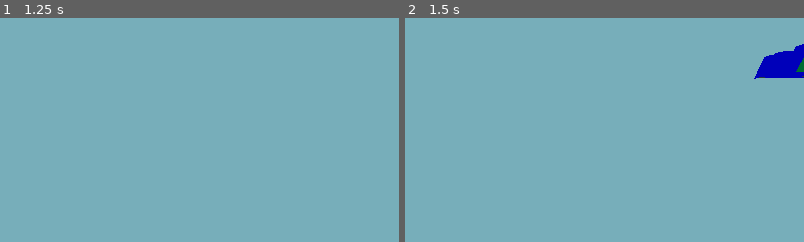
Above: before the commit, frames 1-2 (left to right).
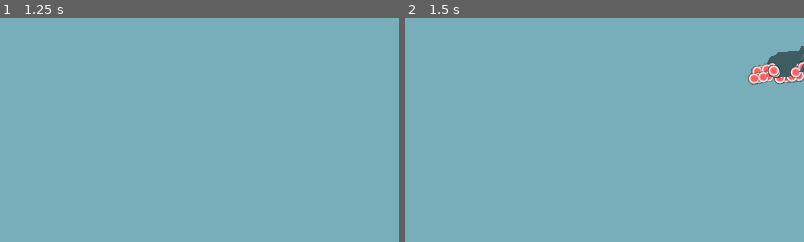
Above: after the commit, the same moments.

Repository: hidude562/CityMotor
Game: Godot game, scene res://scenes/city.tscn
Two runs of this game, one before a commit and one after it. Both use one fixed random seed, a clock stepped at 60 frames per second and the inputs below.
Inputs (mouse positions are % of the whole screen's width and height, from its top left):
- Up to frame 1 (1.25 s): tap Enter at 0.5 s; move the mouse to (49, 52) at 0.52 s; hold W from 0.53 s (still down); tap Q at 0.6 s; tap Space at 0.77 s
- Up to frame 2 (1.5 s): release W at 1.25 s; tap Space at 1.25 s; drag from (80, 65) to (45, 70) at 1.27 s
The pictures show only the part of the screen within x 50-100%, y 0-50%; the shares and areas given below are measured in that part.

Frame 1 is identical in both runs. In frame 2, 1.7% of the frame differs, in the area x 85-100%, y 11-30%.

Commit message:
WIP plot allocation fixing

Diff:
--- a/project/scripts/Level.gd
+++ b/project/scripts/Level.gd
@@ -55,7 +55,7 @@
 				add_child(instance)
 				instance.global_position = Vector3(i, 0, j)
 			elif map.tiles[j][i].tile == 2 and map.tiles[j][i].sourceTile:
-				var scene = procedualBuilding
+				var scene = procedualBuildingHQ
 				var instance = scene.instantiate()
 				add_child(instance)
 				instance.global_position = Vector3(i, 0, j)
--- a/project/scripts/cityGen.gd
+++ b/project/scripts/cityGen.gd
@@ -255,9 +255,9 @@
 						repr=" "
 					2:
 						if x.sourceTile:
-							repr="B"
+							repr=str(x.id%10)
 						else:
-							repr="F"
+							repr=str(x.id%10)
 					3:
 						repr="P"
 				str += repr + " "
@@ -343,10 +343,21 @@
 					canDoDown = true
 
 			var movementVector = Vector2i()
+			var numMovementPossibilities = 0
 			if(canDoUp and canDoRight):
 				movementVector = Vector2i(1,-1)
+				numMovementPossibilities+=1
 			elif(canDoDown and canDoLeft):
 				movementVector = Vector2i(-1,1)
+				numMovementPossibilities+=1
+			elif(canDoDown and canDoRight):
+				movementVector = Vector2i(1,1)
+				numMovementPossibilities+=1
+			elif(canDoUp and canDoLeft):
+				movementVector = Vector2i(-1,-1)
+				numMovementPossibilities+=1
+			else:
+				randomBuildingExpand(x,y)
 
 			var x2 = x
 			var y2 = y
@@ -370,7 +381,8 @@
 					# TODO: fix speghetti
 					if(isContinuous):
 						for i in range(iter):
-
+							y3-=movementVector.y
+							x3-=movementVector.x
 							tiles[y3][x2].id = tiles[y][x].id
 							tiles[y3][x2].tile = tiles[y][x].tile
 							tiles[y3][x2].sourceTile = false
@@ -389,8 +401,7 @@
 							tiles[y2][x3].size = tiles[y][x].size
 							tiles[y2][x3].buildingType = tiles[y][x].buildingType
 
-							y3-=movementVector.y
-							x3-=movementVector.x
+
 					else:
 						break
 				else:
@@ -565,4 +576,3 @@
 			if (denisty != -1):
 				if(roadBuildingIter > denisty):
 					break
-			debugDrawMap()
Not shown: 3 places in project/scenes/gabled_base.tscn that only renumber resources
